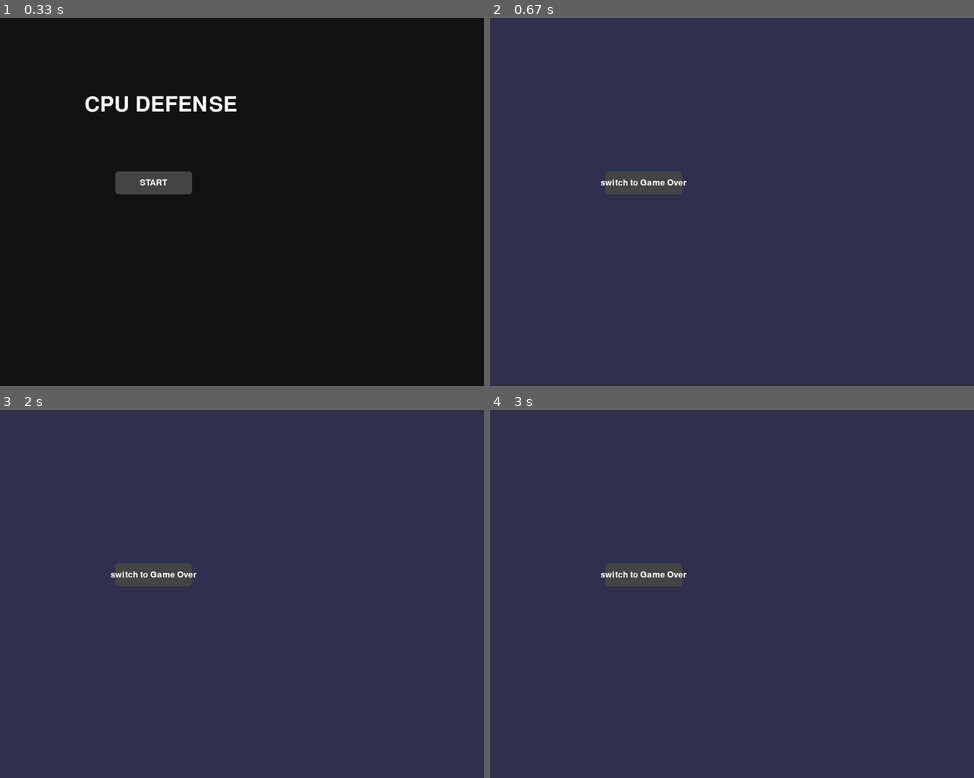
Above: before the commit, frames 1-4 (two rows, left to right).
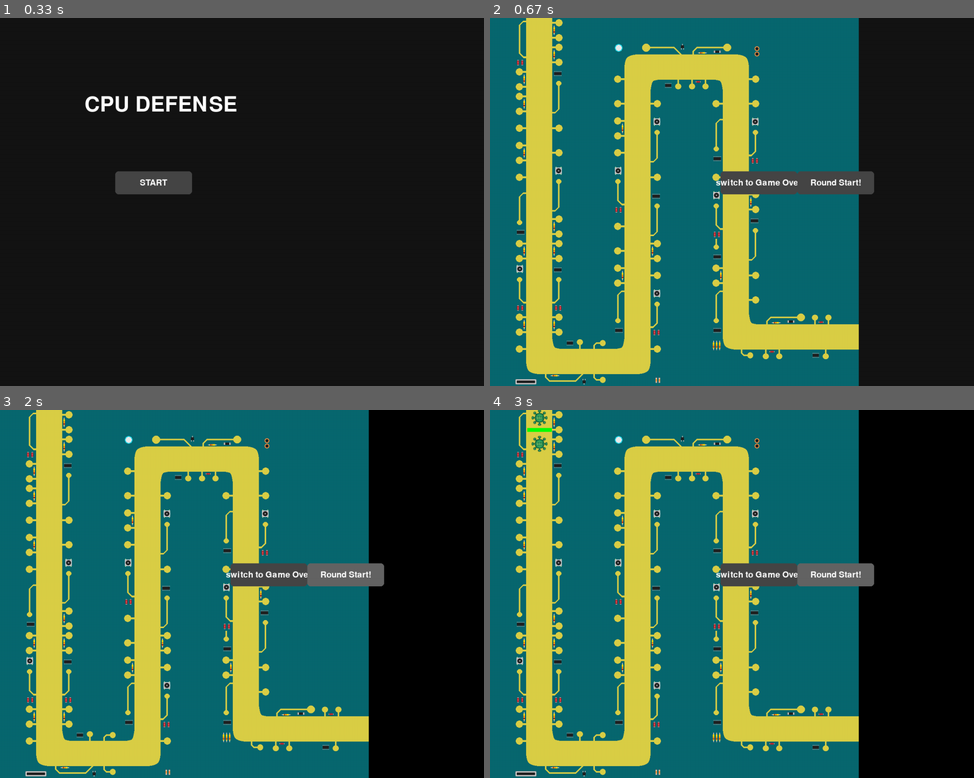
Above: after the commit, the same moments.

Repository: sdk0124/pygame_defense
Game: pygame game, started from main.py
Same seed, same stepped clock (60 frames per second), same inputs: the game is played once before the commit and once after it.
Inputs (mouse positions are in pixels of both pictures, inside the frame that each line leads up to):
- Up to frame 1 (0.33 s): no input
- Up to frame 2 (0.67 s): click "START" at 0.38 s
- Up to frame 3 (2 s): click (343, 575) at 0.72 s, where only the run after the commit has a clickable "Round Start!"; click "switch to Game Over" at 1.05 s; click "RETRY" at 1.38 s; click (343, 575) at 1.72 s, where only the run after the commit has a clickable "Round Start!"
- Up to frame 4 (3 s): click (707, 689) at 2.05 s; click (828, 564) at 2.88 s

Frame 1 is identical in both runs. In frame 2, 98% of the frame differs, in the area x 0-100%, y 0-100%; in frame 3, 99%; in frame 4, 99%.

Commit message:
Adjust GameScene

Diff:
--- a/scenes/game_scene.py
+++ b/scenes/game_scene.py
@@ -1,29 +1,65 @@
 # scenes/game_scene.py
 import pygame
+
+from resource_loader import load_map_image, load_map_data, load_enemy_images, load_turret_images
+from entities.world import World
+from entities.enemyManager import EnemyManager
+
+from data.enemy_data import ENEMY_DATA
+from data.wave_data import WAVE_DATA
+
 from ui.sample_button import Button
 from scenes.scene import Scene
 
 class GameScene(Scene):
     def __init__(self, game):
         super().__init__(game)
+        self.score = 0
+        self.money = 0
+        self.current_round = 3
+        self.wave_active = False
+        self.wave_data = WAVE_DATA
 
-        # 임시 버튼
-        self.end_button = Button(300, 400, 200, 60, "switch to Game Over")
+        self.world = World(load_map_data(), load_map_image())
+        self.world.process_data()
 
-    def handle_events(self) -> None:
+        self.enemy_manager = self.create_enemy_manager()
+
+        # 임시 버튼 1 : 게임 오버 화면으로 이동
+        self.end_button = Button(600, 400, 200, 60, "switch to Game Over")
+        # 임시 버튼 2 : 라운드 시작
+        self.round_start_btn = Button(800, 400, 200, 60, "Round Start!")
+
+    def create_enemy_manager(self):
+        enemy_images = load_enemy_images()
+        waypoints = self.world.get_waypoints()
+        return EnemyManager(waypoints, ENEMY_DATA, enemy_images)
+
+    def go_to_game_end(self):
+        from scenes.end_scene import GameOverScene
+        self.switch_to(GameOverScene(self.game, final_score=0))
+
+    def handle_events(self):
         for event in pygame.event.get():
             if event.type == pygame.QUIT:
-
                 self.game.running = False
 
             if self.end_button.handle_event(event):
+                self.go_to_game_end()
 
-                from scenes.end_scene import GameOverScene
-                self.switch_to(GameOverScene(self.game, final_score=0))
+            if self.round_start_btn.handle_event(event):
+                self.enemy_manager.set_wave(self.current_round - 1, self.wave_data)
+                self.wave_active = True
 
-    def update(self, dt: float) -> None:
-        pass
+    def update(self, dt):
+        if self.wave_active:
+            self.enemy_manager.update(dt)
 
-    def draw(self, screen: pygame.Surface) -> None:
-        screen.fill((50, 50, 80))
+    def draw(self, screen):
+        self.world.draw(screen)
+
+        if self.wave_active:
+            self.enemy_manager.draw(screen)
+
         self.end_button.draw(screen)
+        self.round_start_btn.draw(screen)
